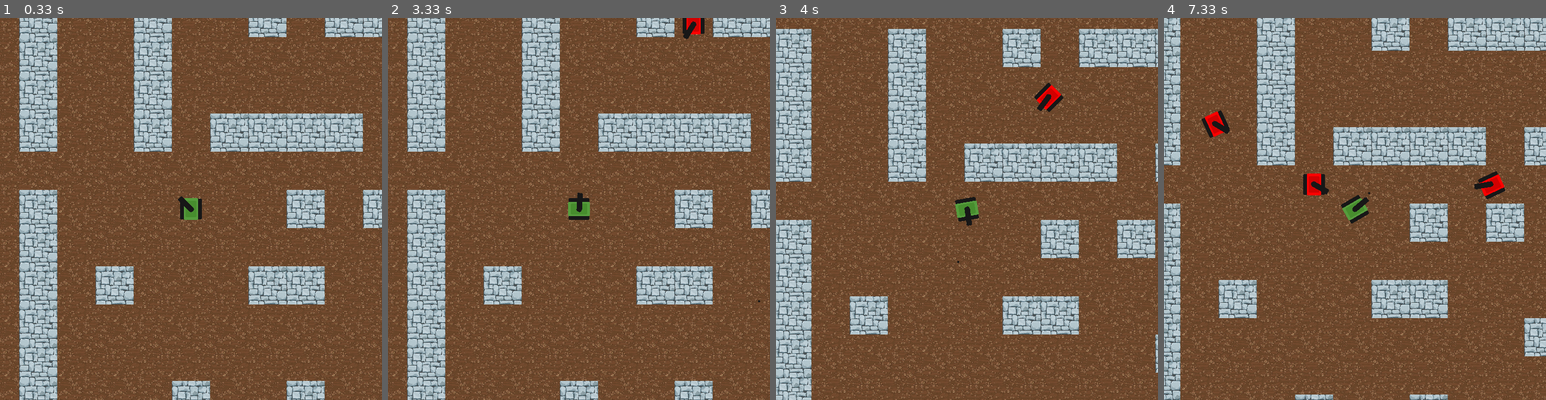
Above: before the commit, frames 1-4 (left to right).
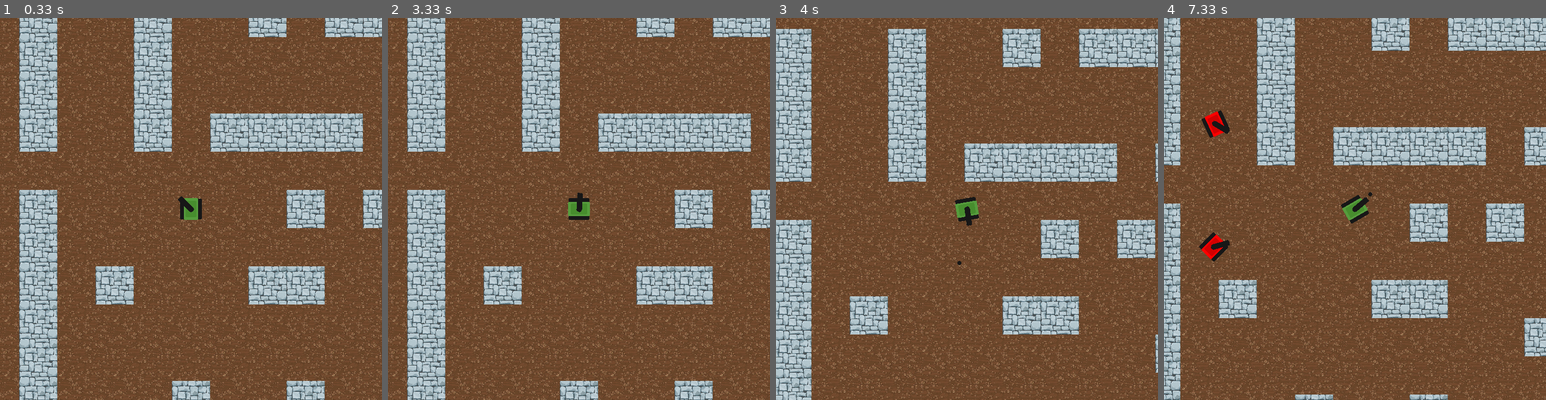
Above: after the commit, the same moments.

Repository: Camleaf/ICS3U
Game: pygame game, started from U3/main.py
Same seed, same stepped clock (60 frames per second), same inputs: the game is played once before the commit and once after it.
Inputs (mouse positions are in pixels of both pictures, inside the frame that each line leads up to):
- Up to frame 1 (0.33 s): no input
- Up to frame 2 (3.33 s): tap Space at 0.33, 0.73, 1.03, 1.23, 1.57, 1.87, 2.07, 2.37, 2.63, 2.97, 3.27 s; hold D 0.67-1.13 s; move the mouse to (701, 197) at 0.7 s; hold W 1.17-1.47 s; move the mouse to (487, 212) at 1.2 s; hold D 1.5-1.97 s; move the mouse to (460, 151) at 1.53 s; hold A 2-2.53 s; move the mouse to (636, 75) at 2.03 s; hold S 2.57-2.87 s; move the mouse to (624, 243) at 2.6 s; hold A 2.9-3.3 s; move the mouse to (586, 79) at 2.93 s
- Up to frame 3 (4 s): hold W 3.33-3.7 s; move the mouse to (829, 197) at 3.37 s; tap Space at 3.4, 3.8 s; hold D from 3.73 s (still down); move the mouse to (970, 251) at 3.77 s
- Up to frame 4 (7.33 s): tap Space at 4.1, 4.47, 4.87, 5.17, 5.37, 5.67, 5.87, 6.2, 6.5, 6.7, 7, 7.27 s; release D at 4.37 s; hold S 4.4-4.77 s; move the mouse to (1343, 144) at 4.43 s; hold A 4.8-5.27 s; move the mouse to (1454, 270) at 4.83 s; hold D 5.3-5.77 s; move the mouse to (1293, 82) at 5.33 s; hold W 5.8-6.1 s; move the mouse to (1454, 174) at 5.83 s; hold D 6.13-6.6 s; move the mouse to (1209, 124) at 6.17 s; hold A 6.63-7.17 s; move the mouse to (1492, 178) at 6.67 s; hold S from 7.2 s (still down); move the mouse to (1435, 140) at 7.23 s

Frame 1 is identical in both runs. In frame 2, 0.3% of the frame differs, in the area x 77-98%, y 0-75%; in frame 3, 0.3%; in frame 4, 1.0%, in the area x 9-90%, y 40-64%.

Commit message:
Add enemy death + respawn and stocks. Next thing to do is enemy firing

Diff:
--- a/U3/main.py
+++ b/U3/main.py
@@ -26,8 +26,8 @@
 walls = Walls(GAME_BASE,GAME_HEIGHT, DISPLAY_BASE, DISPLAY_HEIGHT)
 player = Player(40,40,DISPLAY_BASE, DISPLAY_HEIGHT, GAME_BASE, GAME_HEIGHT)
 player_container = Create_Container(player)
-enemies = Enemies(10,40,40,GAME_BASE, GAME_HEIGHT,DISPLAY_BASE, DISPLAY_HEIGHT, walls, player.camera_x, player.camera_y)
-player.create_magazine(enemies,walls)
+enemies = Enemies(5,40,40,GAME_BASE, GAME_HEIGHT,DISPLAY_BASE, DISPLAY_HEIGHT, walls, player.camera_x, player.camera_y, 15)
+player.create_magazine(walls)
 
 # Threads
 in_range_walls = threading.Thread(target = player.get_in_range_walls, args = (walls,))
--- a/U3/utils/enemies/enemy.py
+++ b/U3/utils/enemies/enemy.py
@@ -6,7 +6,17 @@
 import sys, heapq, math, copy, threading, numpy, time
 
 class Enemy:
-    """The individual class for each enemy"""
+    """The individual class for each enemy
+    - width and height should be same num of pixels. Preferably 40
+    - posx and posy (int) are starting x and y of enemy
+    - DISPLAY_HEIGHT, DISPLAY_BASE are height and width of user display
+    - GAME_BASE, GAME_HEIGHT are height and width of game field
+    - camera_x and camera_y can be anything => they are placeholders for when real value gets assigned later
+    - a grid as defined in parent file main.py Class Enemies
+    - offset => as defined in Enemies in file main.py
+
+
+    """
     def __init__(self, width, height, posx, posy, DISPLAY_HEIGHT, DISPLAY_BASE, GAME_BASE, GAME_HEIGHT, camera_x, camera_y, grid, offset, identity):
         self.image_orig = pg.Surface([width,height])
         self.image_orig.set_colorkey((255,255,255))
@@ -73,7 +83,7 @@
         heap = [] # list of tiles
         heapq.heappush(heap, start_node)
         self.path = self.a_star(visited,end_node,heap, maze, start_node)[1:]
-        if len(self.path) < 3:# this happening after the search could be a problem
+        if len(self.path) < 2:# this happening after the search could be a problem
             self.path = []
             time.sleep(0.3)
 
@@ -142,7 +152,7 @@
             return
 
         for i, unit in enumerate(units): # now i just need to extend to the player
-            if i == self.id: continue
+            if unit.id == self.id: continue
             n_x = unit.x
             n_y = unit.y
 
--- a/U3/utils/enemies/main.py
+++ b/U3/utils/enemies/main.py
@@ -9,7 +9,7 @@
     units: list[Enemy]
     active_paths: list[threading.Thread]
 
-    def __init__(self, enemies_num, width, height, GAME_BASE, GAME_HEIGHT, DISPLAY_BASE, DISPLAY_HEIGHT,walls:Walls, camera_x, camera_y):
+    def __init__(self, enemies_num, width, height, GAME_BASE, GAME_HEIGHT, DISPLAY_BASE, DISPLAY_HEIGHT,walls:Walls, camera_x, camera_y, stocks):
 
         self.number = enemies_num
         self.active_paths = []
@@ -22,9 +22,47 @@
         self.unit_width = width
         self.unit_height = height
         self.offset = (70 - self.unit_width) / 2
+        self.stocks = stocks
+        self.cur_id = 0
+        self.walls = walls
         self.create_pathfinding_grid(walls)
         self.create_units(walls, camera_x, camera_y)
 
+
+    def create_indiv(self):
+        """Same as create_units function but for individual units, and requiring less positional arguments. Slightly less efficient as well as can't group create"""
+        # maybe as QOL later I could make it so that this function spawns units outside of the player's POV
+        y = None
+        x = None
+        for r in range(1000):
+            ry = random.randint(0,self.GAME_HEIGHT//70 - 1)
+            rx = random.randint(0, self.GAME_BASE // 70 - 1)
+            if [rx,ry] in self.walls.walls:
+                continue
+            if any([round(unit.x//70), round(unit.y//70)] == [rx,ry] for unit in self.units):
+
+                continue
+            y = ry
+            x = rx
+        self.cur_id += 1
+        if self.stocks == 0: return
+        self.stocks -= 1
+        self.units.append(
+                Enemy( self.unit_width,
+                      self.unit_height,
+                      x*70,
+                      y*70,
+                      self.DISPLAY_HEIGHT,
+                      self.DISPLAY_BASE,
+                      self.GAME_BASE,
+                      self.GAME_HEIGHT,
+                      0,
+                      0,
+                      self.grid,
+                      self.offset,
+                      self.cur_id
+                      )
+        )
 
     def create_units(self,walls:Walls ,camera_x, camera_y):
         """Creates the enemy class self.number and stores them in a wrapper"""
@@ -44,6 +82,8 @@
                 y = ry
                 x = rx
                 break
+            self.cur_id = i
+            self.stocks -= 1
             already_created.append([x,y])
             self.units.append(
                 Enemy( self.unit_width,
@@ -62,6 +102,15 @@
                       )
             )
 
+
+    def destroy_unit(self,id):
+        new = []
+        for unit in self.units:
+            if unit.id != id:
+                new.append(unit)
+        self.units = new
+        if self.stocks != 0:
+            self.create_indiv()
 
 
     def move(self):
--- a/U3/utils/miscellaneous/bullet.py
+++ b/U3/utils/miscellaneous/bullet.py
@@ -18,29 +18,38 @@
         self.image = pg.Surface([width,height])
         self.image.set_colorkey((255,255,255))
         self.image.fill(WHITE)
-        pg.draw.circle(self.image, OFF_BLACK, (self.width/2, self.height/2),radius=2)
+        pg.draw.circle(self.image, OFF_BLACK, (self.width/2, self.height/2),radius=4)
 
         vector = pg.math.Vector2((0,1))
         vector = vector.rotate(-angle+180)
         self.xspeed = speed * vector[0]
         self.yspeed = speed * vector[1]
+        self.traveled = 0
+        self.max_dist = 300 if self.owner == "player" else 350 # bots have longer range than players to force close engagement
 
 
 
 
 
-    def move(self, targets):
+    def move(self, targets, enemies, player):
         self.x += self.xspeed
         self.y += self.yspeed
-        return self.collision(targets)
+        self.traveled += self.speed
+        if self.collision(targets, enemies, player):
+            return True
+        elif self.traveled > self.max_dist:
+            return True
+        else:
+            return False
 
 
-    def collision(self,targets):
+
+    def collision(self,targets, enemies, player):
 
         if self.y < 0 or (len(self.grid))*70 <= self.y or self.x < 0 or (len(self.grid[0]))*70 <=self.x:
             return True
         if self.grid[int((self.y)//70)][int((self.x)//70)] == 1:
-            self.hit(player=False, bot=False, bot_index=None)
+            self.hit(enemies, player,playerhit=False, bot=False, bot_index=None)
             return True
         if self.owner == "player":
             for i,unit in enumerate(targets):
@@ -50,13 +59,13 @@
 
                 collider = pg.Rect(n_x,n_y, unit.width, unit.height)
                 if collider.collidepoint(self.x, self.y):
-                    self.hit(player=False, bot=True, bot_index=unit.id)
+                    self.hit( enemies, player,playerhit=False, bot=True, bot_index=unit.id)
                     return True
         else:
             n_x, n_y = targets[0]
             collider = pg.Rect(n_x,n_y, 40, 40)
             if collider.collidepoint(self.x, self.y):
-                self.hit(player=True, bot=False, bot_index=None)
+                self.hit(enemies, player,playerhit=True, bot=False, bot_index=None)
                 return True
 
 
@@ -64,8 +73,9 @@
         return False
 
 
-    def hit(self, player=False, bot=False, bot_index=None):
-        if player:
+    def hit(self, enemies, player, playerhit=False, bot=False, bot_index=None):
+        if playerhit:
             ... # trigger a game over
+
         elif bot:
-            ... # code to destroy a bot here. And i'll have to make bot work with this
+            enemies.destroy_unit(bot_index)
--- a/U3/utils/miscellaneous/main.py
+++ b/U3/utils/miscellaneous/main.py
@@ -4,7 +4,7 @@
 class Magazine:
     """Container for all the bullets"""
 
-    def __init__(self, owner, player, enemies, walls, GAME_BASE, GAME_HEIGHT, DISPLAY_BASE, DISPLAY_HEIGHT):
+    def __init__(self, owner, walls, GAME_BASE, GAME_HEIGHT, DISPLAY_BASE, DISPLAY_HEIGHT):
 
         self.magazine:list[Bullet] = []
         self.GAME_BASE = GAME_BASE
@@ -18,11 +18,11 @@
 
 
     def create_bullet(self,angle, x, y): # x,y refers to centre of playing object
-
+        # if i need ideas for any QOL stuff make it so the bullet spawns at the end of the turret not the centre of the tank
         self.magazine.append(
             Bullet(
-                4,
-                4,
+                8,
+                8,
                 self.owner,
                 8,
                 angle,
@@ -42,7 +42,7 @@
         r = len(self.magazine)
         new = []
         for i in range(r):
-            if not self.magazine[i].move(self.targets):
+            if not self.magazine[i].move(self.targets, enemies, player):
                 new.append(self.magazine[i])
         self.magazine = new
 
--- a/U3/utils/player/main.py
+++ b/U3/utils/player/main.py
@@ -37,7 +37,8 @@
 
       self.turret = Turret(width+20,height+20,DISPLAY_HEIGHT,DISPLAY_BASE)
 
-
+      self.xspeed = 0
+      self.yspeed = 0
       self.DISPLAY_BASE = DISPLAY_BASE
       self.DISPLAY_HEIGHT = DISPLAY_HEIGHT
       self.width = width
@@ -52,8 +53,8 @@
       self.difference = 0
       self.in_range = []
       self.is_alive = True
-    def create_magazine(self, enemies, walls):
-       self.magazine = Magazine("player",self, enemies, walls, self.GAME_BASE, self.GAME_HEIGHT, self.DISPLAY_BASE, self.DISPLAY_HEIGHT)
+    def create_magazine(self, walls):
+       self.magazine = Magazine("player", walls, self.GAME_BASE, self.GAME_HEIGHT, self.DISPLAY_BASE, self.DISPLAY_HEIGHT)
 
     def move(self, x, y, units):
         self.turret.rotation_manager() #may have to optimize so that this doesn't run every time but for now it should work
@@ -69,7 +70,8 @@
 
         if self.collision(0,y,0,units):
            y= 0
-
+        self.xspeed = x
+        self.yspeed = y
 
 
         match [x//2.5,y//2.5]: # match the rotation to the movement
